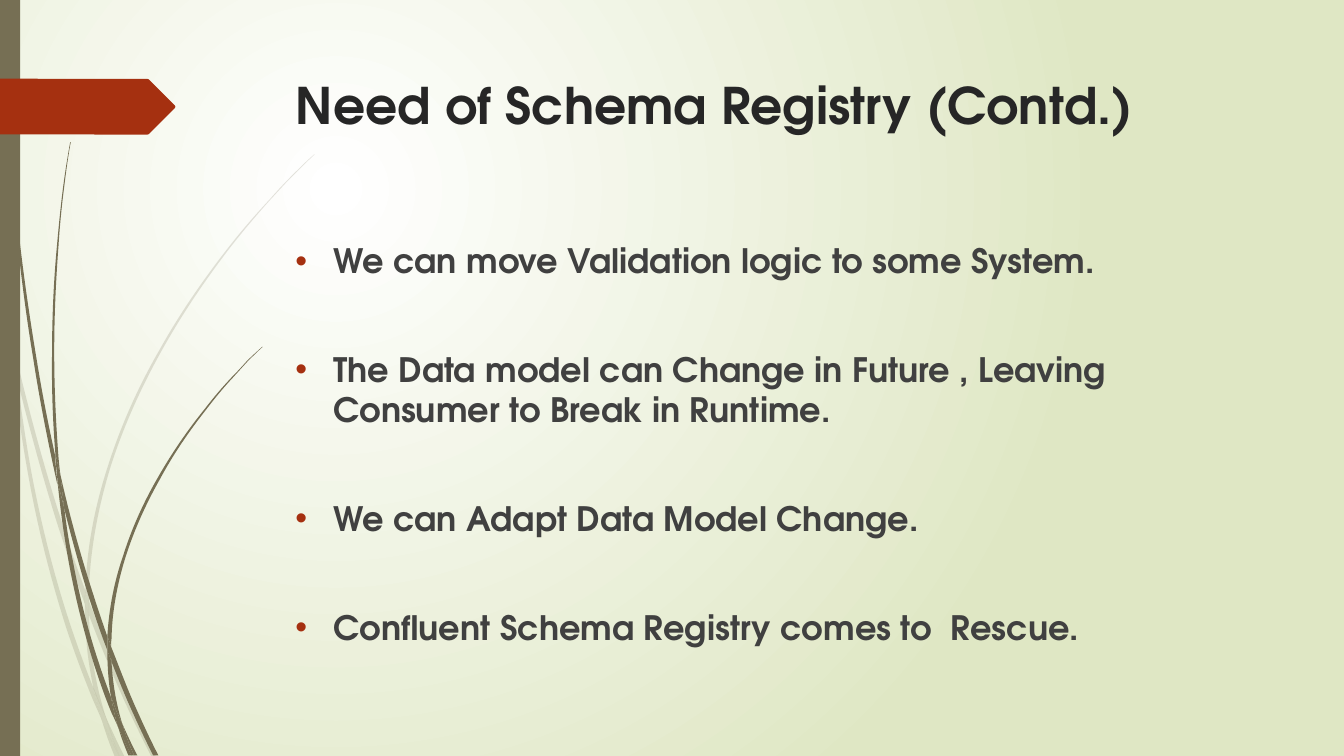
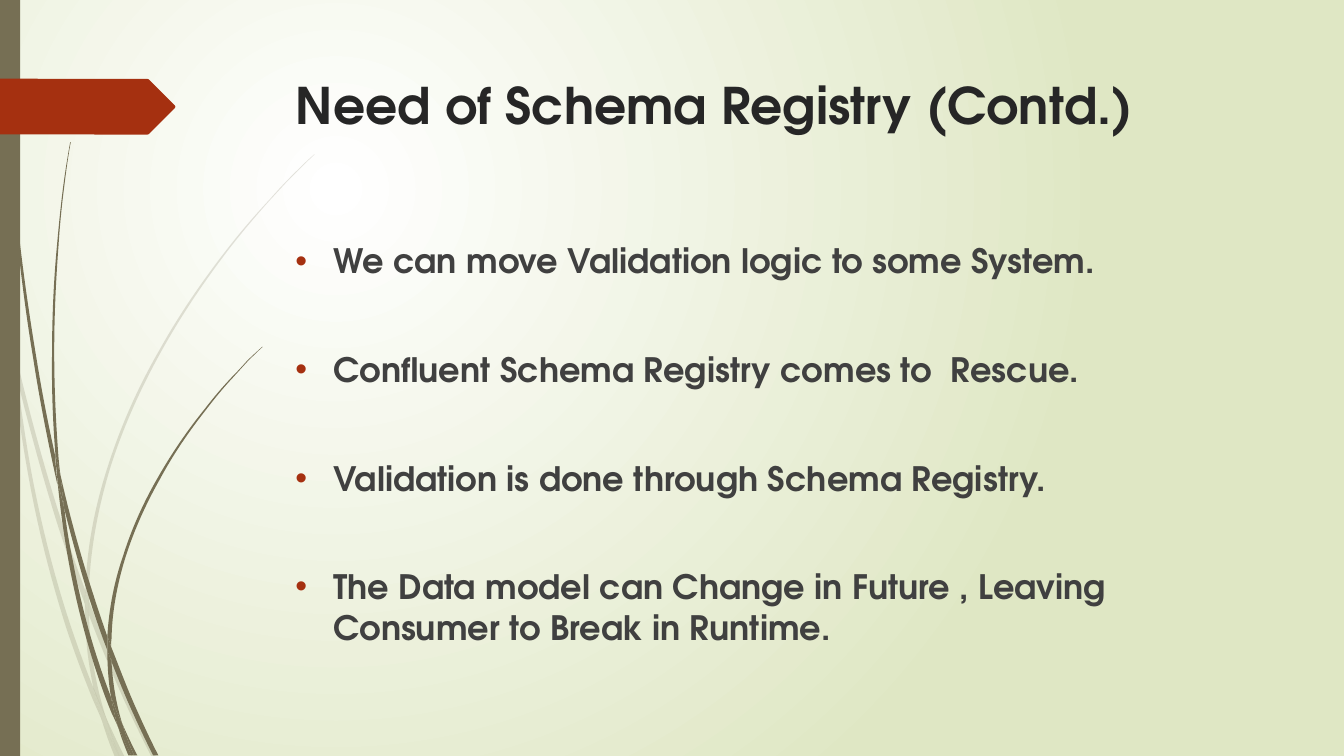
Before and after one commit to sribaabu/kmc, a slide deck: slide 3 of Confluent Schema Registry.pptx. Drawn at 1344x756 pixels with LibreOffice and Linux fonts; fonts in the diff are those of the drawing. Boxes give left, top, right and bottom in pixels: in the first picture for what was removed or moved away, otherwise in the second. Text is boxed around its words. In the diff, an @@ line names an element or a change of style, - is before the commit and + after.

```diff
--- a/Confluent Schema Registry.pptx
+++ b/Confluent Schema Registry.pptx
@@ text at (333,356,1079,499): paragraphs added @@
+• Confluent Schema Registry comes to Rescue.
+• Validation is done through Schema Registry.
@@ text at (333,506,1079,648): paragraphs removed @@
-• We can Adapt Data Model Change.
-• Confluent Schema Registry comes to Rescue.
```
Also in this commit, not shown: 4 other slides changed, 1 slide added, 1 other file.
